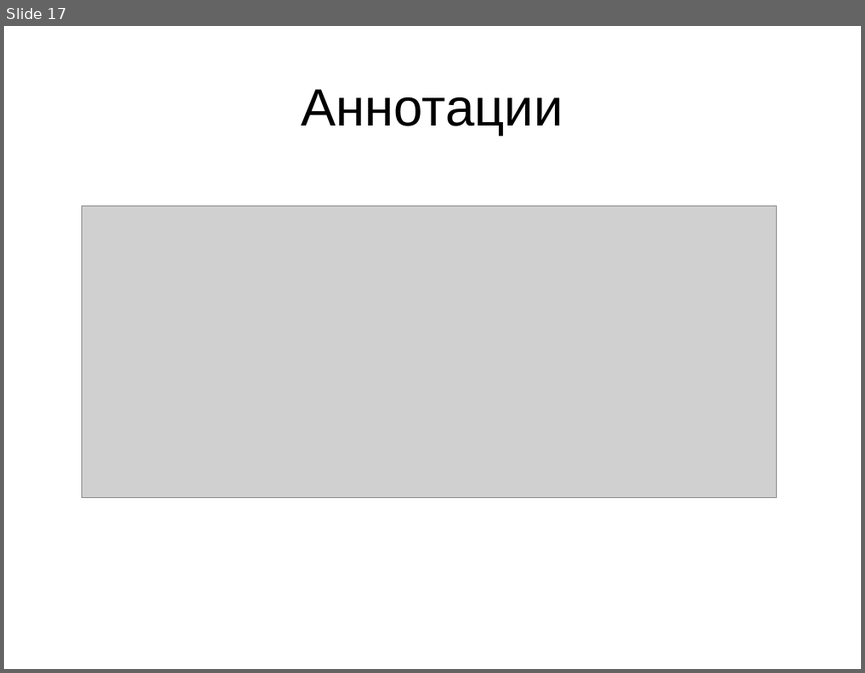
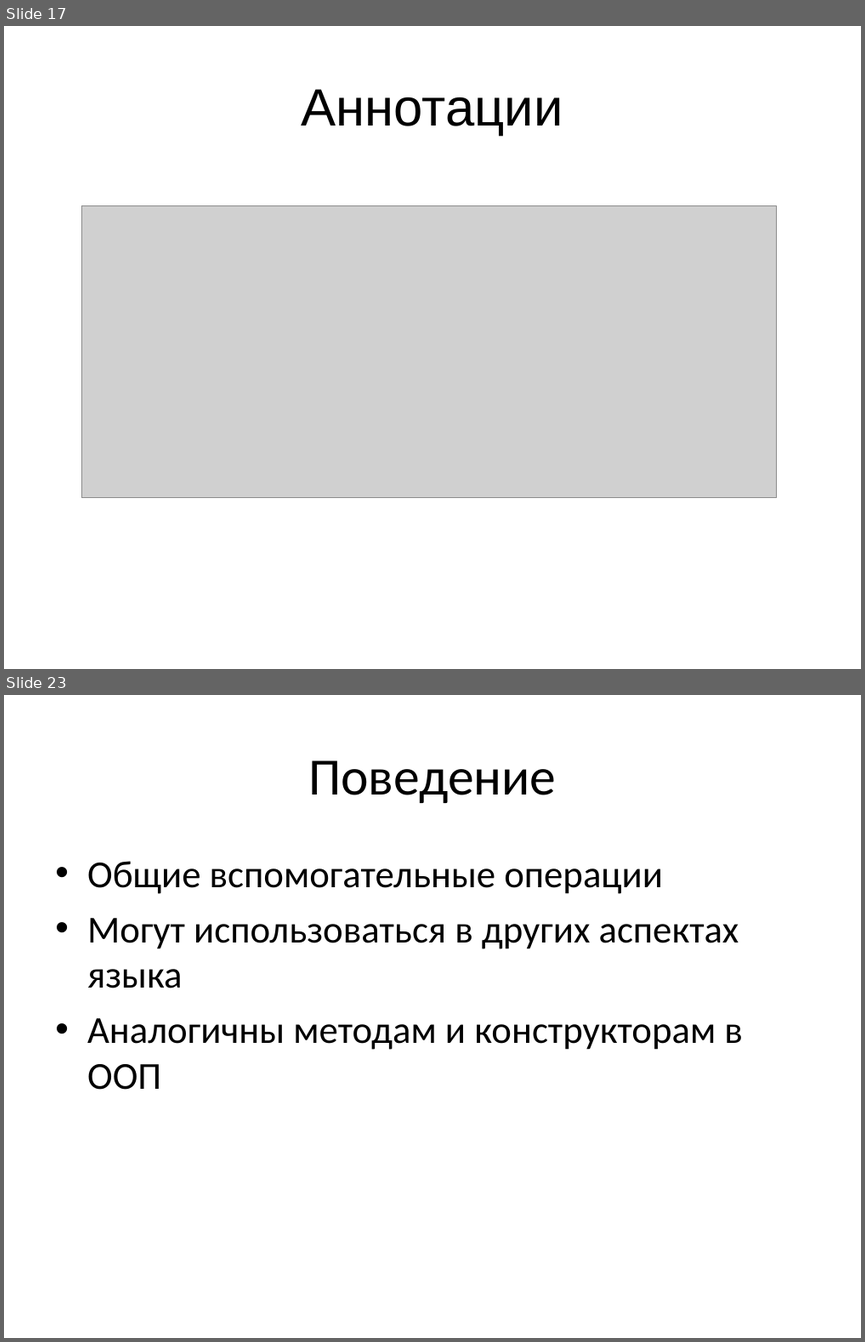
Before and after one commit to mazine/umk, a slide deck: presentations/mps-structure.ppt. Shown one above the other, each under a label of ours: slide 17 before the commit, slides 17 and 23 after it; the slides between them are not shown. The pictures are 865x673 and 865x1342 pixels, drawn with LibreOffice and Linux fonts; fonts in the diff are those of the drawing; grey boxes stand for pictures. Boxes give left, top, right and bottom in pixels: in the first picture for what was removed or moved away, otherwise in the second. Text is boxed around its words. In the diff, an @@ line names an element or a change of style, - is before the commit and + after.

```diff
--- a/presentations/mps-structure.ppt
+++ b/presentations/mps-structure.ppt
@@ slide 23 added at (x1=4, y1=695, x2=861, y2=1338), background #FFFFFF @@
@@ title added at (x1=308, y1=760, x2=556, y2=803), 44 pt, text #000000 @@
+Поведение
@@ text added at (x1=87, y1=861, x2=742, y2=1089), 32 pt, text #000000 @@
+• Общие вспомогательные операции
+• Могут использоваться в других аспектах языка
+• Аналогичны методам и конструкторам в ООП
```
Also in this commit, not shown: 10 other slides added.
